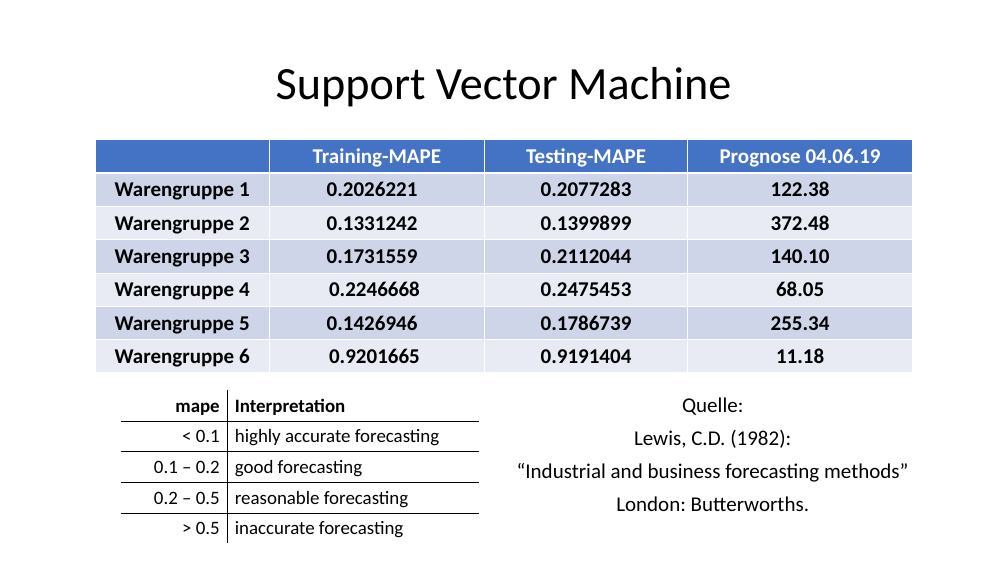
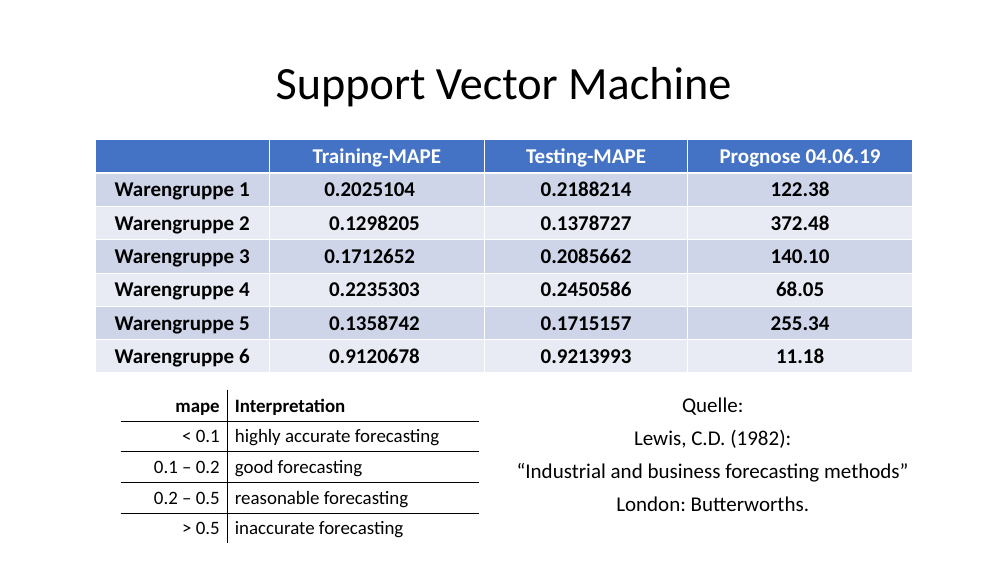
Before and after one commit to groenerfelix/opencampus, a slide deck: slide 6 of Abschlusspräsentation-4.pptx. Drawn at 1008x567 pixels with LibreOffice and Linux fonts; fonts in the diff are those of the drawing. Boxes give left, top, right and bottom in pixels: in the first picture for what was removed or moved away, otherwise in the second. Text is boxed around its words. In the diff, an @@ line names an element or a change of style, - is before the commit and + after.

Commit message:
Änderung an der SVM-Slide der PPP

```diff
--- a/Abschlusspräsentation-4.pptx
+++ b/Abschlusspräsentation-4.pptx
@@ table at (95,140,913,371) @@
-row 2, column 2: 0.2026221
+row 2, column 2: 0.2025104
-row 2, column 3: 0.2077283
+row 2, column 3: 0.2188214
-row 3, column 2: 0.1331242
+row 3, column 2: 0.1298205
-row 3, column 3: 0.1399899
+row 3, column 3: 0.1378727
-row 4, column 2: 0.1731559
+row 4, column 2: 0.1712652
-row 4, column 3: 0.2112044
+row 4, column 3: 0.2085662
-row 5, column 2: 0.2246668
+row 5, column 2: 0.2235303
-row 5, column 3: 0.2475453
+row 5, column 3: 0.2450586
-row 6, column 2: 0.1426946
+row 6, column 2: 0.1358742
-row 6, column 3: 0.1786739
+row 6, column 3: 0.1715157
-row 7, column 2: 0.9201665
+row 7, column 2: 0.9120678
-row 7, column 3: 0.9191404
+row 7, column 3: 0.9213993
```
